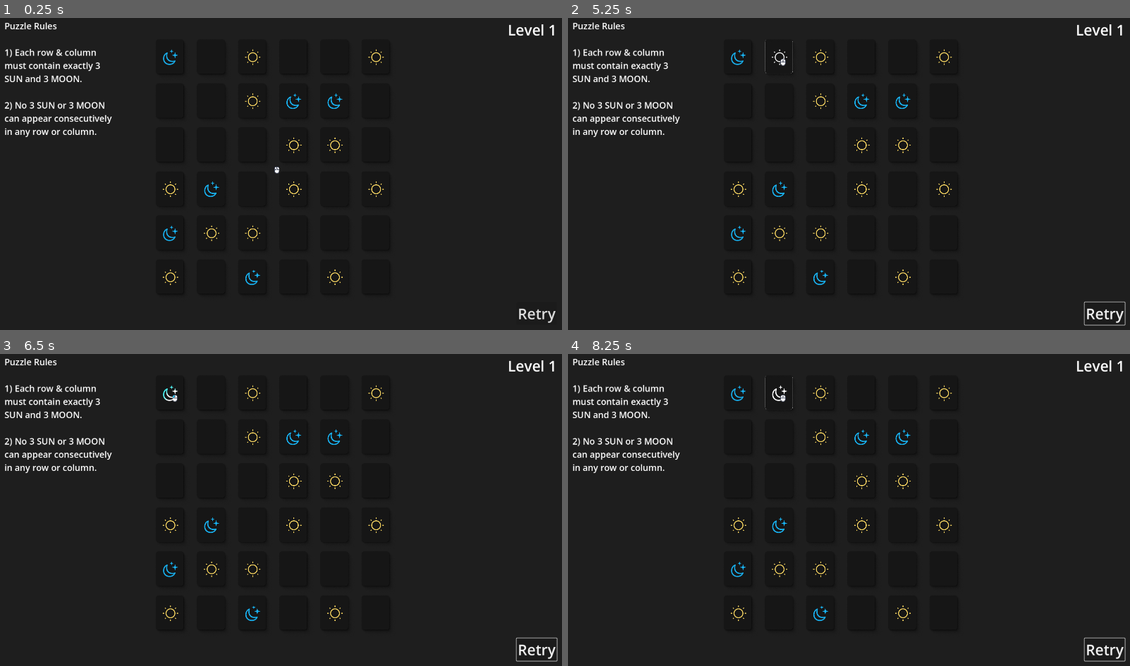
Above: before the commit, frames 1-4 (two rows, left to right).
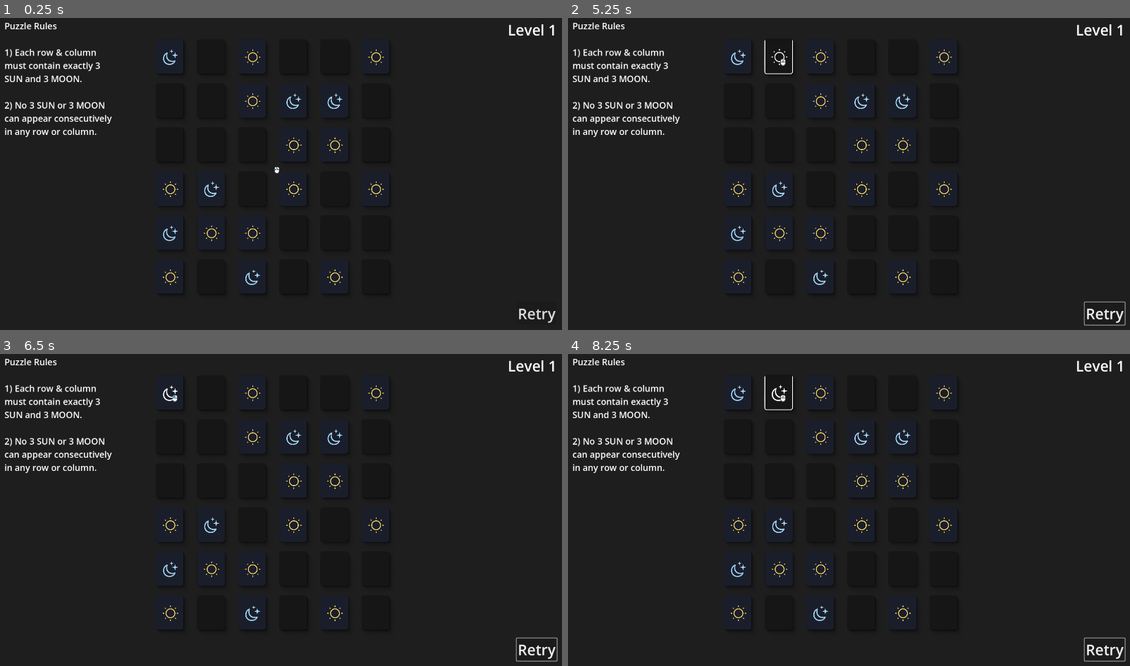
Above: after the commit, the same moments.

Repository: Ghosttown-sys/Balance
Game: Godot game, scene res://playable/main.tscn
Same seed, same stepped clock (60 frames per second), same inputs: the game is played once before the commit and once after it.
Inputs (mouse positions are in pixels of both pictures, inside the frame that each line leads up to):
- Up to frame 1 (0.25 s): no input
- Up to frame 2 (5.25 s): click "Retry" at 0.5 s; click "Retry" at 1.25 s; click "Retry" at 2 s; tap Enter at 2.75, 4.25 s; move the mouse to (742, 61) at 2.77 s; press the mouse at (742, 61) at 2.78 s; tap Space at 3.5, 5 s; release the mouse at (742, 61) at 3.53 s; click (742, 61) at 3.6 s; press the mouse at (742, 61) at 4.28 s; move the mouse to (781, 61) at 5.02 s; release the mouse at (781, 61) at 5.03 s; click (781, 61) at 5.1 s
- Up to frame 3 (6.5 s): tap Enter at 5.75 s; move the mouse to (174, 397) at 5.77 s; press the mouse at (174, 397) at 5.78 s
- Up to frame 4 (8.25 s): tap Space at 6.5 s; move the mouse to (781, 397) at 6.52 s; release the mouse at (781, 397) at 6.53 s; click (781, 397) at 6.6 s; move the mouse to (742, 397) at 7.27 s; press the mouse at (742, 397) at 7.28 s; move the mouse to (781, 397) at 8.02 s; release the mouse at (781, 397) at 8.03 s; click (781, 397) at 8.1 s

The runs differ from the first frame. In frame 1, 0.2% of the frame differs, in the area x 28-61%, y 10-86%; in frame 2, 0.3%; in frame 3, 0.2%; in frame 4, 0.3%, in the area x 28-61%, y 6-86%.

Commit message:
lol update

Diff:
--- a/playable/Grid.tscn
+++ b/playable/Grid.tscn
@@ -1,18 +1,23 @@
 [gd_scene load_steps=5 format=3 uid="uid://nvi3u6lv7ihv"]
 
 [ext_resource type="Script" uid="uid://buf5xijk2jybj" path="res://playable/grid.gd" id="1_bdslu"]
-[ext_resource type="Texture2D" uid="uid://dg0anwigjfbhq" path="res://assets/grid/grid.png" id="1_ixgee"]
+[ext_resource type="Texture2D" uid="uid://ddydmbdcpjj35" path="res://assets/grid/default.png" id="2_18dh2"]
 [ext_resource type="Texture2D" uid="uid://c36uadvm4ayj0" path="res://assets/grid/Group 1.png" id="3_18dh2"]
 
 [sub_resource type="CanvasItemMaterial" id="CanvasItemMaterial_18dh2"]
 light_mode = 2
 
-[node name="Grid_Box" type="Control"]
+[node name="Grid_Box" type="Control" node_paths=PackedStringArray("label", "icon", "box", "border")]
 layout_mode = 3
 anchors_preset = 0
 script = ExtResource("1_bdslu")
+label = NodePath("Label")
+icon = NodePath("Icon")
+box = NodePath("Box")
+border = NodePath("Border")
 
 [node name="Box" type="TextureRect" parent="."]
+unique_name_in_owner = true
 custom_minimum_size = Vector2(160, 160)
 layout_mode = 1
 anchors_preset = 8
@@ -26,7 +31,7 @@
 offset_bottom = 80.0
 grow_horizontal = 2
 grow_vertical = 2
-texture = ExtResource("1_ixgee")
+texture = ExtResource("2_18dh2")
 expand_mode = 1
 stretch_mode = 5
 
--- a/playable/grid.gd
+++ b/playable/grid.gd
@@ -1,31 +1,42 @@
 extends Control
 
 #region Variables
-var label: Label
-var icon: TextureRect
+const DEFAULT = preload("res://assets/grid/default.png")
+const GRID = preload("res://assets/grid/grid.png")
 
 const MOON = preload("res://assets/symbols/Moon01.png")
 const SUN = preload("res://assets/symbols/Sun05.png")
-@onready var border: TextureRect = $Border
 
+@export var label: Label
+@export var icon: TextureRect
+@export var box: TextureRect
+@export var border: TextureRect
 @export var value: int = -1
+
 var is_default_piece: bool = false
 var is_showing_error: bool = false
+var error_count: int = 0  # Counter to track the number of errors
 var locked: bool = false
 
 signal value_changed(new_value: int)
+
+@export var moon_color: String = "#a4d6f8"
+@export var sun_color: String = "#ffd965"
+@export var error_color: String = "#ff4c4c"
+@export var locked_color: String = "#aaffaa"
+@export var user_piece_color: String = "#ffffff"
+@export var default_color: String = "#1A1E2A"
+@export var user_piece_bg_color : String = "#161616"
+
+# Tween variables
+var tween: Tween
 #endregion
 
 #region Setup
 func _ready():
-	label = %Label
-	icon = %Icon
 	set_process_input(true)
 
 func set_grid(num: int):
-	label = %Label
-	icon = %Icon
-
 	if num != -1:
 		is_default_piece = true
 		value = num
@@ -34,10 +45,14 @@
 
 #region Input Handling
 func _on_mouse_entered() -> void:
+	if locked or is_default_piece:
+		return
 	border.set_light_mask(2)
+	animate_hover_scale(true)
 
 func _on_mouse_exited() -> void:
 	border.set_light_mask(1)
+	animate_hover_scale(false)
 
 func _on_gui_input(event: InputEvent) -> void:
 	if is_default_piece or locked:
@@ -45,8 +60,10 @@
 	if event is InputEventMouseButton and event.pressed:
 		if event.button_index == MOUSE_BUTTON_LEFT:
 			set_user_value(1 if value != 1 else 0)
+			animate_click()
 		elif event.button_index == MOUSE_BUTTON_RIGHT:
-			set_user_value(0 if value != 0 else 1)
+			set_user_value(-1)
+			animate_click()
 #endregion
 
 #region User Interaction
@@ -58,12 +75,24 @@
 	value_changed.emit(value)
 
 func show_error(is_error: bool) -> void:
-	is_showing_error = is_error
+	if is_error:
+		error_count += 1
+	else:
+		error_count =0
+
+	error_count = max(0, error_count)
+	is_showing_error = error_count > 0
 	update_visuals()
+
+	if is_showing_error:
+		animate_error_flash()
+	else:
+		animate_neutral_state()
 
 func lock():
 	locked = true
 	update_visuals()
+	animate_lock()
 #endregion
 
 #region Visuals
@@ -76,16 +105,60 @@
 		_:
 			icon.texture = null
 
+	box.modulate = Color(default_color) if is_default_piece else Color(user_piece_bg_color)
+
 	if is_showing_error:
-		icon.modulate = Color.RED
+		icon.modulate = Color(error_color)
 	elif locked:
-		icon.modulate = Color8(170, 255, 170)
+		icon.modulate = Color(locked_color)
 	elif is_default_piece:
 		match value:
 			1:
-				icon.modulate = Color8(255, 220, 100)
+				icon.modulate = Color(sun_color)
 			0:
-				icon.modulate = Color.from_hsv(Color.SKY_BLUE.h, 0.9, 0.95)
+				icon.modulate = Color(moon_color)
 	else:
-		icon.modulate = Color.WHITE
+		icon.modulate = Color(user_piece_color)
 #endregion
+
+#region Tween Animations
+func animate_hover_scale(should_scale: bool) -> void:
+	if tween:
+		tween.kill()
+	tween = create_tween().set_trans(Tween.TRANS_QUAD).set_ease(Tween.EASE_OUT)
+	var target_scale = Vector2(1.1, 1.1) if should_scale else Vector2(1.0, 1.0)
+	tween.tween_property(self, "scale", target_scale, 0.15)
+
+func animate_error_flash() -> void:
+	if tween:
+		tween.kill()
+
+	tween = create_tween().set_trans(Tween.TRANS_SINE).set_ease(Tween.EASE_IN_OUT)
+	tween.tween_property(icon, "modulate", Color(error_color), 0.1)
+	tween.tween_callback(update_visuals)
+	tween.tween_property(icon, "modulate", Color(error_color), 0.1)
+	tween.tween_callback(update_visuals)
+
+func animate_neutral_state() -> void:
+	if tween:
+		tween.kill()
+
+
+	tween = create_tween().set_trans(Tween.TRANS_SINE).set_ease(Tween.EASE_IN_OUT)
+	tween.tween_property(icon, "modulate", Color(user_piece_color), 0.1)
+	tween.tween_callback(update_visuals)
+
+func animate_click() -> void:
+	if tween:
+		tween.kill()
+	tween = create_tween().set_trans(Tween.TRANS_BACK).set_ease(Tween.EASE_OUT)
+	tween.tween_property(self, "scale", Vector2(1.1, 1.1), 0.1)
+	tween.tween_property(self, "scale", Vector2(1.0, 1.0), 0.2)
+
+func animate_lock() -> void:
+	if tween:
+		tween.kill()
+	tween = create_tween().set_trans(Tween.TRANS_QUAD).set_ease(Tween.EASE_OUT)
+	tween.tween_property(icon, "modulate:a", 0.5, 0.3)
+	tween.tween_property(icon, "modulate:a", 1.0, 0.3)
+#endregion
--- a/playable/puzzle.gd
+++ b/playable/puzzle.gd
@@ -8,15 +8,14 @@
 
 var puzzle := {}
 var user_values := []
-
 signal puzzle_completed
 
 #region Initialization and Setup
-
-func set_puzzle(level : int , difficulty: float):
+func set_puzzle(level: int, difficulty: float):
 	clear_puzzle()
 	puzzle = puzzle_generator.generate_puzzle(level, difficulty)
 	user_values.resize(6)
+
 	for y in range(6):
 		user_values[y] = []
 		for x in range(6):
@@ -37,49 +36,49 @@
 #region Value Update and Checks
 func update_value(x: int, y: int, new_value: int) -> void:
 	user_values[y][x] = new_value
-
-	if !is_valid_row_or_col(x, y):
-		highlight_row_and_col(x, y)
-		return
-
-	if is_consecutive_error(x, y):
-		highlight_row_and_col(x, y)
-		return
-
-	clear_row_and_col(x, y)
-	check_for_win()
-
-#endregion
-
-#region Row/Column Validation
-func is_valid_row_or_col(x: int, y: int) -> bool:
+	highlight_row_and_col(x, y)
+
+	if is_row_valid(y) and is_col_valid(x):
+		check_for_win()
+#endregion
+
+#region Validation Helpers
+func is_row_valid(y: int) -> bool:
 	var row_ones = 0
 	var row_zeros = 0
+
+	for i in range(6):
+		match user_values[y][i]:
+			1: row_ones += 1
+			0: row_zeros += 1
+
+	if row_ones > 3 or row_zeros > 3:
+		return false
+
+	return !has_consecutive_threes(user_values[y])
+
+func is_col_valid(x: int) -> bool:
 	var col_ones = 0
 	var col_zeros = 0
-
-	for i in range(6):
-		if user_values[y][i] == 1:
-			row_ones += 1
-		elif user_values[y][i] == 0:
-			row_zeros += 1
-	for i in range(6):
-		if user_values[i][x] == 1:
-			col_ones += 1
-		elif user_values[i][x] == 0:
-			col_zeros += 1
-
-	return row_ones <= 3 and row_zeros <= 3 and col_ones <= 3 and col_zeros <= 3
-#endregion
-
-#region Consecutive Value Check
-func is_consecutive_error(x: int, y: int) -> bool:
+	var column = []
+
+	for i in range(6):
+		column.append(user_values[i][x])
+		match user_values[i][x]:
+			1: col_ones += 1
+			0: col_zeros += 1
+
+	if col_ones > 3 or col_zeros > 3:
+		return false
+
+	return !has_consecutive_threes(column)
+
+func has_consecutive_threes(line: Array) -> bool:
 	var consecutive_ones = 0
 	var consecutive_zeros = 0
 
-	# Check row
-	for i in range(6):
-		match user_values[y][i]:
+	for val in line:
+		match val:
 			1:
 				consecutive_ones += 1
 				consecutive_zeros = 0
@@ -89,60 +88,121 @@
 			_:
 				consecutive_ones = 0
 				consecutive_zeros = 0
+
 		if consecutive_ones == 3 or consecutive_zeros == 3:
 			return true
 
-	consecutive_ones = 0
-	consecutive_zeros = 0
-	# Check column
-	for i in range(6):
-		match user_values[i][x]:
-			1:
-				consecutive_ones += 1
-				consecutive_zeros = 0
-			0:
-				consecutive_zeros += 1
-				consecutive_ones = 0
-			_:
-				consecutive_ones = 0
-				consecutive_zeros = 0
-		if consecutive_ones == 3 or consecutive_zeros == 3:
-			return true
-
 	return false
 #endregion
 
-
-#region Grid Delegation for Color
+#region Highlight Management
 func highlight_row_and_col(x: int, y: int) -> void:
-	for i in range(6):
-		problem_puzzle.get_child(y * 6 + i).show_error(true)
-		problem_puzzle.get_child(i * 6 + x).show_error(true)
+	clear_row_and_col(x, y)
+	if !is_row_valid(y):
+		for i in range(6):
+			animate_error_flash(problem_puzzle.get_child(y * 6 + i))
+			#problem_puzzle.get_child(y * 6 + i).show_error(true)
+
+	# Check and highlight invalid columns
+	if !is_col_valid(x):
+		for i in range(6):
+			animate_error_flash(problem_puzzle.get_child(i * 6 + x))
+			#problem_puzzle.get_child(i * 6 + x).show_error(true)
 
 func clear_row_and_col(x: int, y: int) -> void:
 	for i in range(6):
+
 		problem_puzzle.get_child(y * 6 + i).show_error(false)
+	for i in range(6):
 		problem_puzzle.get_child(i * 6 + x).show_error(false)
 #endregion
 
+#region Win Condition
 func check_for_win() -> void:
 	for y in range(6):
 		for x in range(6):
-			var val = user_values[y][x]
-			if val == -1:
-				return  # Incomplete
-			if !is_valid_row_or_col(x, y):
-				return  # Invalid
-			if is_consecutive_error(x, y):
-				return  # Error
+			if user_values[y][x] == -1:
+				return
+
+	for i in range(6):
+		if !is_row_valid(i) or !is_col_valid(i):
+			return
+
 	lock_all_cells()
 
 func lock_all_cells() -> void:
 	puzzle_completed.emit()
-	for cell in problem_puzzle.get_children():
-		cell.lock()
+	celebrate_win()
+#endregion
 
 func clear_puzzle() -> void:
 	for child in problem_puzzle.get_children():
 		child.queue_free()
 	user_values.clear()
+
+#region Tween Animations - Completely Isolated
+var active_tweens: Array[Tween] = []
+
+func clear_all_tweens():
+	for tween in active_tweens:
+		tween.kill()
+	active_tweens.clear()
+
+func animate_cell_click(cell: Control):
+	var tween = create_tween()
+	active_tweens.append(tween)
+	tween.set_trans(Tween.TRANS_BACK).set_ease(Tween.EASE_OUT)
+	tween.tween_property(cell, "scale", Vector2(0.95, 0.95), 0.1)
+	tween.tween_property(cell, "scale", Vector2(1.0, 1.0), 0.3)
+
+func highlight_row(y: int, is_error: bool):
+	for x in range(6):
+		var cell = problem_puzzle.get_child(y * 6 + x)
+		if is_error:
+			animate_error_flash(cell)
+		else:
+			animate_success_pulse(cell)
+
+func highlight_column(x: int, is_error: bool):
+	for y in range(6):
+		var cell = problem_puzzle.get_child(y * 6 + x)
+		if is_error:
+			animate_error_flash(cell)
+		else:
+			animate_success_pulse(cell)
+
+func clear_highlights():
+	clear_all_tweens()
+	for cell in problem_puzzle.get_children():
+		cell.modulate = Color.WHITE
+
+func animate_error_flash(cell: Control):
+	var tween = create_tween()
+	active_tweens.append(tween)
+	tween.set_trans(Tween.TRANS_SINE).set_ease(Tween.EASE_IN_OUT)
+	tween.tween_property(cell, "modulate", Color(1, 0.5, 0.5), 0.1)
+	tween.tween_property(cell, "modulate", Color.WHITE, 0.2)
+	tween.set_loops(2)
+	cell.show_error(true)
+
+func animate_success_pulse(cell: Control):
+	var tween = create_tween()
+	active_tweens.append(tween)
+	tween.set_trans(Tween.TRANS_QUAD).set_ease(Tween.EASE_OUT)
+	tween.tween_property(cell, "modulate", Color(0.9, 1, 0.9), 0.2)
+	tween.tween_property(cell, "modulate", Color.WHITE, 0.4)
+
+func celebrate_win():
+	puzzle_completed.emit()
+	var delay = 0.0
+	for i in range(problem_puzzle.get_child_count()):
+		var cell = problem_puzzle.get_child(i)
+		var tween = create_tween()
+		active_tweens.append(tween)
+		tween.set_trans(Tween.TRANS_ELASTIC).set_ease(Tween.EASE_OUT)
+		tween.tween_interval(delay)
+		tween.tween_property(cell, "scale", Vector2(1.2, 1.2), 0.3)
+		tween.tween_property(cell, "scale", Vector2(1.0, 1.0), 0.5)
+		delay += 0.05
+		cell.lock()
+#endregion
Binary file changed: assets/grid/Group 1.png
Binary file added: assets/grid/default.png
Not shown, added: assets/grid/default.png.import
